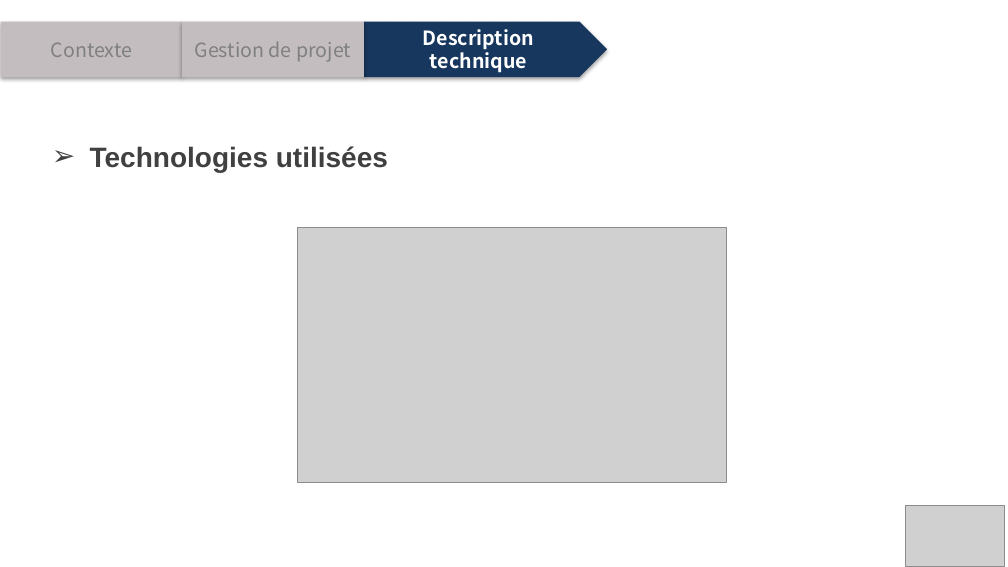
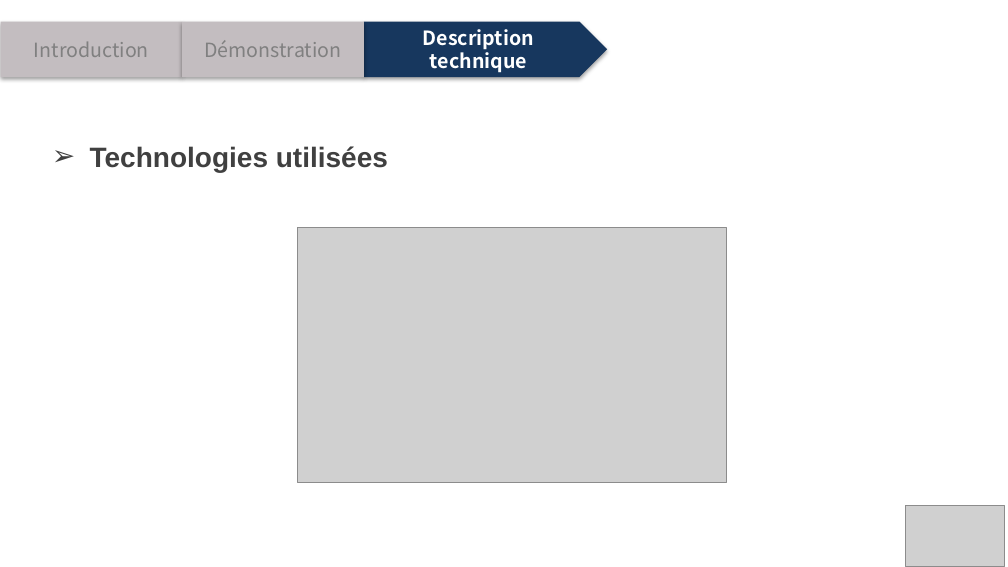
Before and after one commit to zeknoun/yourjob1, a slide deck: slide 8 of Presentation_projetV2.pptx. Drawn at 1008x567 pixels with LibreOffice and Linux fonts; fonts in the diff are those of the drawing; grey boxes stand for pictures; background and template pictures are left out. Boxes give left, top, right and bottom in pixels: in the first picture for what was removed or moved away, otherwise in the second. Text is boxed around its words. In the diff, an @@ line names an element or a change of style, - is before the commit and + after.

```diff
--- a/Presentation_projetV2.pptx
+++ b/Presentation_projetV2.pptx
@@ text in pentagon arrow at bbox=[34, 41, 149, 57]: text changed @@
-Contexte
+Introduction
@@ text in pentagon arrow at bbox=[204, 40, 341, 57]: text changed @@
-Gestion de projet
+Démonstration
```
Also in this commit, not shown: 11 other slides changed.
